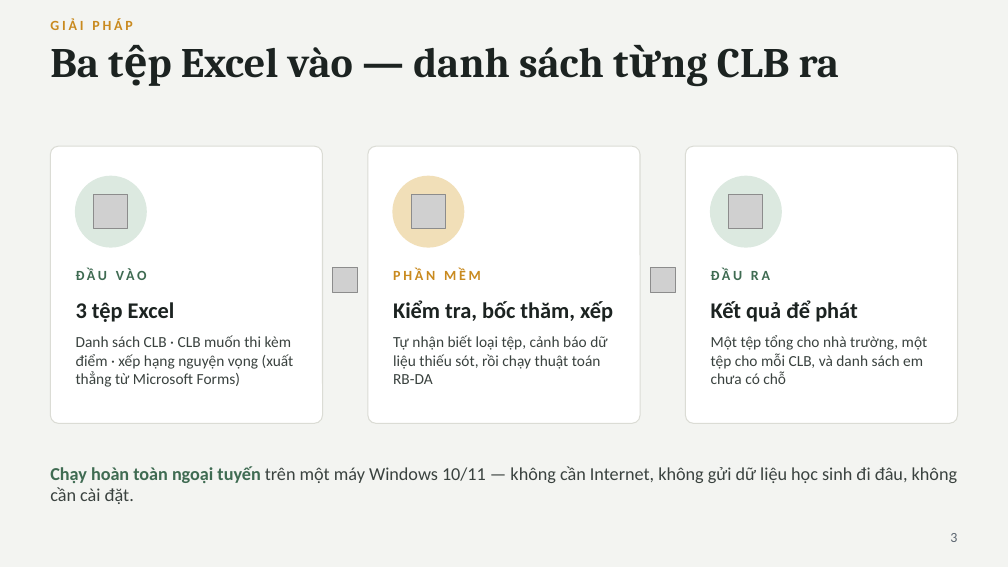
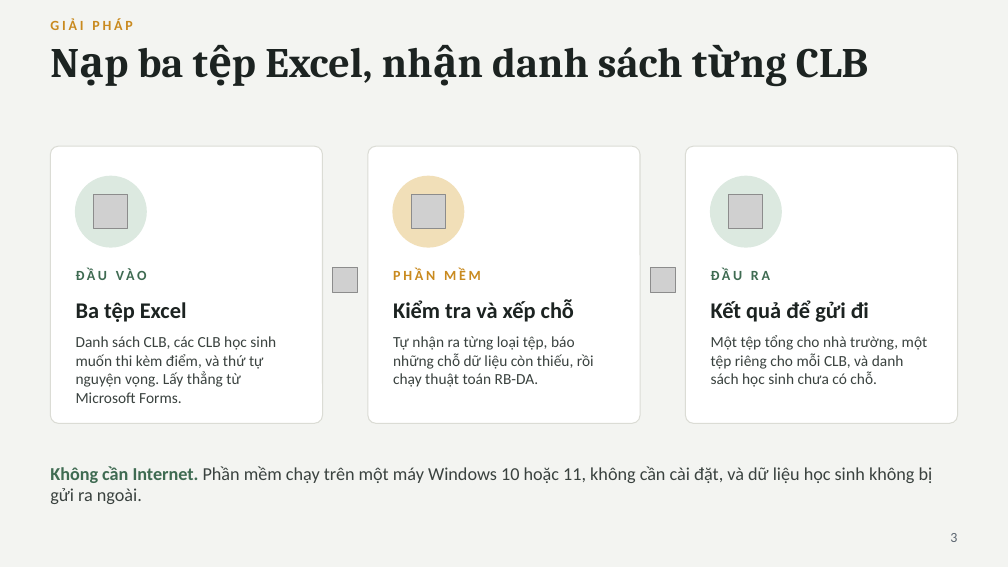
Before and after one commit to nguyenphanvantruong6969-arch/rbda-kiosk, a slide deck: slide 3 of TRINH_BAY_BAN_GIAM_HIEU.pptx. Drawn at 1008x567 pixels with LibreOffice and Linux fonts; fonts in the diff are those of the drawing; grey boxes stand for pictures. Boxes give left, top, right and bottom in pixels: in the first picture for what was removed or moved away, otherwise in the second. Text is boxed around its words. In the diff, an @@ line names an element or a change of style, - is before the commit and + after.

```diff
--- a/TRINH_BAY_BAN_GIAM_HIEU.pptx
+++ b/TRINH_BAY_BAN_GIAM_HIEU.pptx
@@ text at [138,47,868,83]: text changed @@
-Ba tệp Excel vào — danh sách từng CLB ra
+Nạp ba tệp Excel, nhận danh sách từng CLB
@@ text at [393,299,574,322]: text changed @@
-Kiểm tra, bốc thăm, xếp
+Kiểm tra và xếp chỗ
@@ text at [76,302,187,322]: text changed @@
-3 tệp Excel
+Ba tệp Excel
@@ text at [711,300,869,322]: text changed @@
-Kết quả để phát
+Kết quả để gửi đi
@@ text at [76,336,276,403]: text changed @@
-Danh sách CLB · CLB muốn thi kèm điểm · xếp hạng nguyện vọng (xuất thẳng từ Microsoft Forms)
+Danh sách CLB, các CLB học sinh muốn thi kèm điểm, và thứ tự nguyện vọng. Lấy thẳng từ Microsoft Forms.
@@ text at [393,336,594,387]: text changed @@
-Tự nhận biết loại tệp, cảnh báo dữ liệu thiếu sót, rồi chạy thuật toán RB-DA
+Tự nhận ra từng loại tệp, báo những chỗ dữ liệu còn thiếu, rồi chạy thuật toán RB-DA.
@@ text at [711,335,928,387]: text changed @@
-Một tệp tổng cho nhà trường, một tệp cho mỗi CLB, và danh sách em chưa có chỗ
+Một tệp tổng cho nhà trường, một tệp riêng cho mỗi CLB, và danh sách học sinh chưa có chỗ.
@@ text at [50,466,933,504]: text changed @@
-Chạy hoàn toàn ngoại tuyến trên một máy Windows 10/11 — không cần Internet, không gửi dữ liệu học sinh đi đâu, không cần cài đặt.
+Không cần Internet. Phần mềm chạy trên một máy Windows 10 hoặc 11, không cần cài đặt, và dữ liệu học sinh không bị gửi ra ngoài.
```
Also in this commit, not shown: 10 other slides changed.
